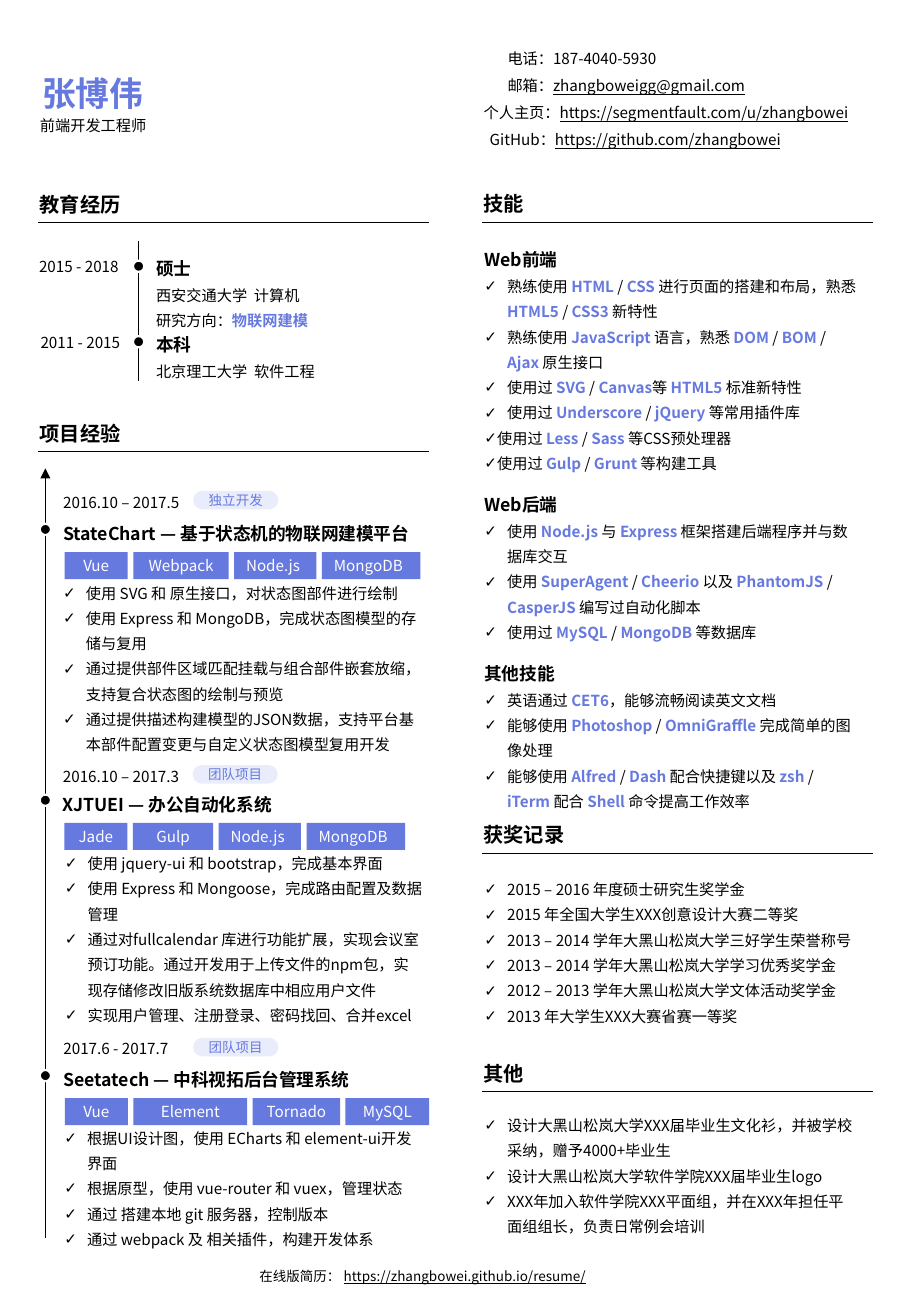
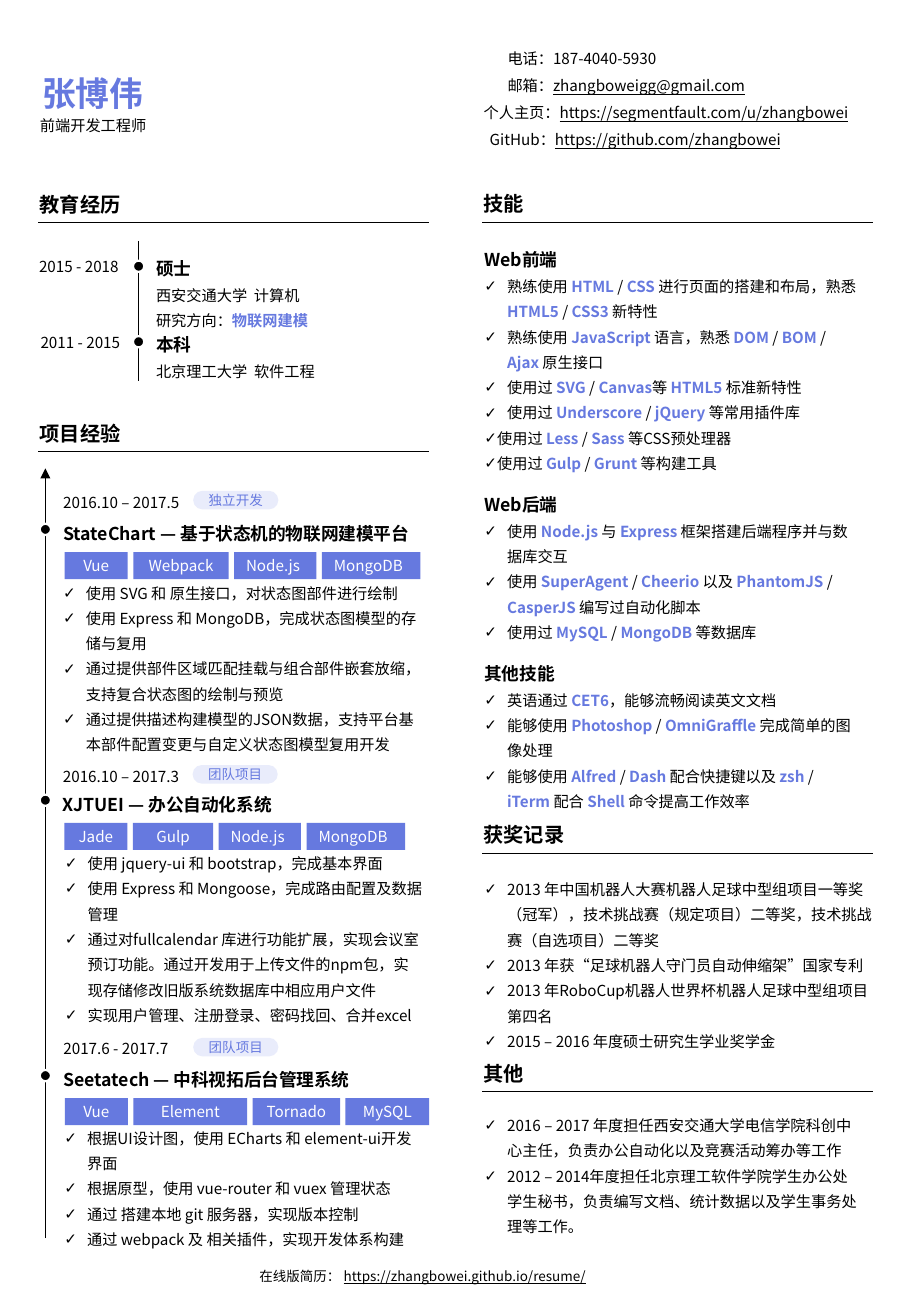
Before and after one commit to zhangbowei/resume, a slide deck: slide 1 of doc/resume.pptx. Drawn at 911x1316 pixels with LibreOffice and Linux fonts; fonts in the diff are those of the drawing; background and template pictures are left out. Boxes give left, top, right and bottom in pixels: in the first picture for what was removed or moved away, otherwise in the second. Text is boxed around its words. In the diff, an @@ line names an element or a change of style, - is before the commit and + after.

```diff
--- a/doc/resume.pptx
+++ b/doc/resume.pptx
@@ text at (507, 882, 872, 1049): text changed @@
-✓ 2015 – 2016 年度硕士研究生奖学金
-✓ 2015 年全国大学生XXX创意设计大赛二等奖
-✓ 2013 – 2014 学年大黑山松岚大学三好学生荣誉称号
-✓ 2013 – 2014 学年大黑山松岚大学学习优秀奖学金
-✓ 2012 – 2013 学年大黑山松岚大学文体活动奖学金
-✓ 2013 年大学生XXX大赛省赛一等奖
+✓ 2013 年中国机器人大赛机器人足球中型组项目一等奖（冠军），技术挑战赛（规定项目）二等奖，技术挑战赛（自选项目）二等奖
+✓ 2013 年获“足球机器人守门员自动伸缩架”国家专利
+✓ 2013 年RoboCup机器人世界杯机器人足球中型组项目第四名
+✓ 2015 – 2016 年度硕士研究生学业奖学金
@@ text at (507, 1118, 857, 1234): text changed @@
-✓ 设计大黑山松岚大学XXX届毕业生文化衫，并被学校采纳，赠予4000+毕业生
-✓ 设计大黑山松岚大学软件学院XXX届毕业生logo
-✓ XXX年加入软件学院XXX平面组，并在XXX年担任平面组组长，负责日常例会培训
+✓ 2016 – 2017 年度担任西安交通大学电信学院科创中心主任，负责办公自动化以及竞赛活动筹办等工作
+✓ 2012 – 2014年度担任北京理工软件学院学生办公处学生秘书，负责编写文档、统计数据以及学生事务处理等工作。
@@ text at (87, 1181, 404, 1249): text changed @@
-✓ 根据原型，使用 vue-router 和 vuex，管理状态
-✓ 通过 搭建本地 git 服务器，控制版本
-✓ 通过 webpack 及 相关插件，构建开发体系
+✓ 根据原型，使用 vue-router 和 vuex 管理状态
+✓ 通过 搭建本地 git 服务器，实现版本控制
+✓ 通过 webpack 及 相关插件，实现开发体系构建
```
Also in this commit, not shown: 2 other files.
